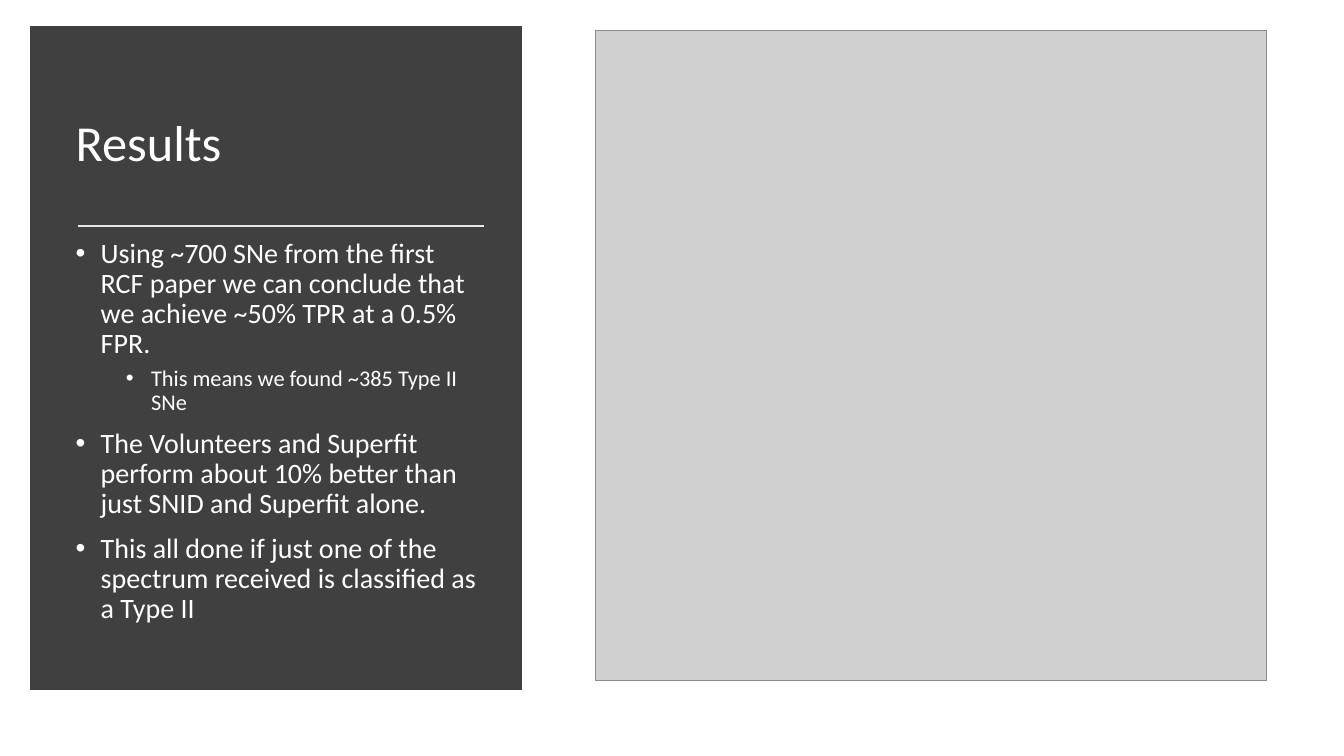
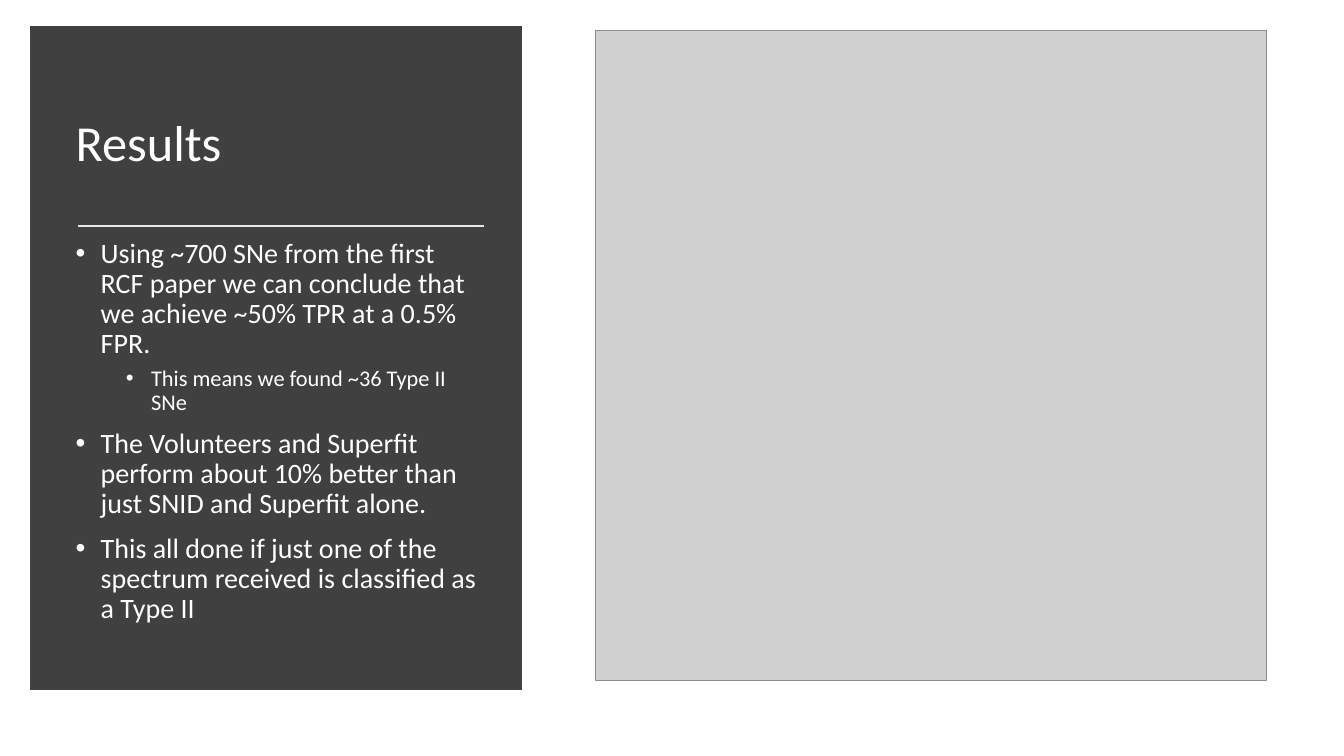
Before and after one commit to Hallflower20/supernova-spectrum-analysis, a slide deck: slide 6 of Presentations/Type II Update.pptx (slide 4 before the commit). Drawn at 1344x756 pixels with LibreOffice and Linux fonts; fonts in the diff are those of the drawing; grey boxes stand for pictures. Boxes give left, top, right and bottom in pixels: in the first picture for what was removed or moved away, otherwise in the second. Text is boxed around its words. In the diff, an @@ line names an element or a change of style, - is before the commit and + after.

```diff
--- a/Presentations/Type II Update.pptx
+++ b/Presentations/Type II Update.pptx
@@ text at [151,370,446,410]: text changed @@
-  • This means we found ~385 Type II SNe
+  • This means we found ~36 Type II SNe
```
Also in this commit, not shown: 1 other slide changed, 3 slides added, 12 other files.
